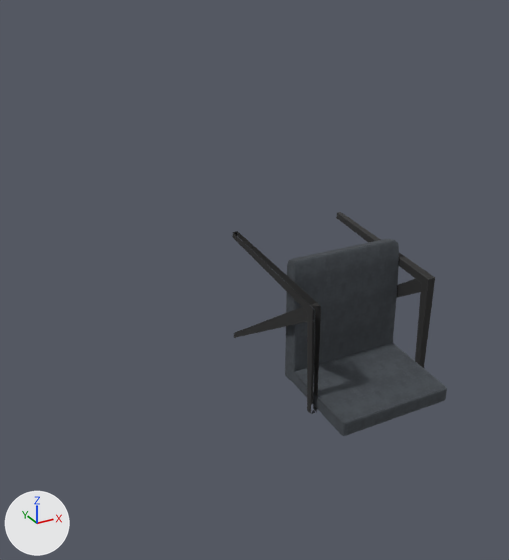
The OBJ model tokenhsi/data/dataset_dynamic_objects/train/ArmChair_Normal/141021f7-0e6f-4b5c-80e4-cb0d4b3b7b99/vis/mesh.obj as it was, and as the next commit left it.
Both versions are drawn from a 50 mm camera at (-1.49, -2.02, 1.22) aimed at (-0.27, 0.2, 0.11). The axes (+X, +Y, +Z) are drawn at lower left. The lights are the same throughout. Where no turn or scale is listed for an object, it has been applied to the vertices. Vertices at the same position are counted once.
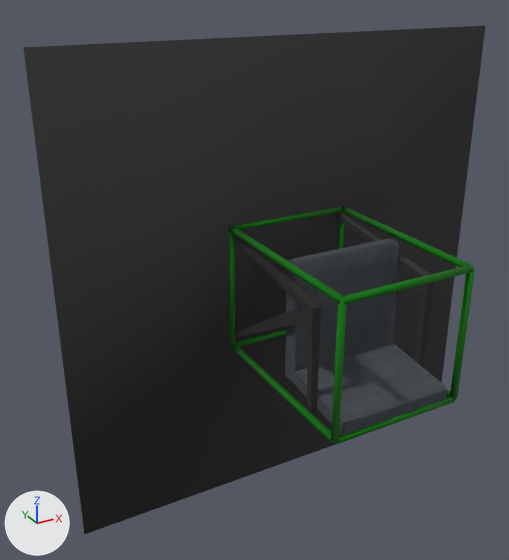
Location of each change, [x1, y1, x2, y2] in pixels of the pictures (509 x 560 px):
'mesh', reshaped (115% wider, 126% taller)
    before: [233, 212, 447, 436]
    after: [23, 26, 485, 534]
part 1 of me_mesh, added (green)
    after: [234, 207, 342, 230]
part 2 of me_mesh, added (green)
    after: [342, 266, 473, 305]
part 3 of me_mesh, added (green)
    after: [335, 396, 455, 444]
part 4 of me_mesh, added
    after: [236, 329, 286, 347]
part 5 of me_mesh, added
    after: [338, 212, 345, 249]
part 6 of me_mesh, added (green)
    after: [229, 230, 236, 347]
part 7 of me_mesh, added (green)
    after: [331, 301, 347, 443]
part 8 of me_mesh, added (green)
    after: [450, 268, 475, 400]
part 9 of me_mesh, added (green)
    after: [341, 206, 473, 267]
part 10 of me_mesh, added (green)
    after: [231, 344, 334, 444]
part 11 of me_mesh, added (green)
    after: [229, 226, 344, 303]
part 12 of me_mesh, added (black)
    after: [240, 239, 321, 414]
part 13 of me_mesh, added (black)
    after: [23, 26, 485, 534]

Edits to the bpy script that builds the scene:
```text
Change me_mesh:
    used by ob_mesh; location = (0.0, 0.0, 0.0)
    remove me_mesh.from_pydata(...)  # 1153 vertices, 2084 faces; spans x -0.273..0.273, y -0.387..0.387, z -0.268..0.268
    add me_mesh.from_pydata(...)  # 1347 vertices, 2527 faces; spans x -1.0..1.0, y -0.397..0.397, z -1.0..1.0
    me_mesh part 1: a new loose piece, a box spanning x -0.273..0.273, y 0.377..0.397, z 0.258..0.278, in mat_material_0 (picture img_material_0_png)
    me_mesh part 2: a new loose piece, a box spanning x -0.273..0.273, y -0.397..-0.377, z 0.258..0.278, in mat_material_0 (picture img_material_0_png)
    me_mesh part 3: a new loose piece, a box spanning x -0.273..0.273, y -0.397..-0.377, z -0.278..-0.258, in mat_material_0 (picture img_material_0_png)
    me_mesh part 4: a new loose piece, a box spanning x -0.273..0.273, y 0.377..0.397, z -0.278..-0.258, in mat_material_0 (picture img_material_0_png)
    me_mesh part 5: a new loose piece, a box spanning x 0.263..0.283, y 0.377..0.397, z -0.268..0.268, in mat_material_0 (picture img_material_0_png)
    me_mesh part 6: a new loose piece, a box spanning x -0.283..-0.263, y 0.377..0.397, z -0.268..0.268, in mat_material_0 (picture img_material_0_png)
    me_mesh part 7: a new loose piece, a box spanning x -0.283..-0.263, y -0.397..-0.377, z -0.268..0.268, in mat_material_0 (picture img_material_0_png)
    me_mesh part 8: a new loose piece, a box spanning x 0.263..0.283, y -0.397..-0.377, z -0.268..0.268, in mat_material_0 (picture img_material_0_png)
    me_mesh part 9: a new loose piece, a box spanning x 0.263..0.283, y -0.387..0.387, z 0.258..0.278, in mat_material_0 (picture img_material_0_png)
    me_mesh part 10: a new loose piece, a box spanning x -0.283..-0.263, y -0.387..0.387, z -0.278..-0.258, in mat_material_0 (picture img_material_0_png)
    me_mesh part 11: a new loose piece, a box spanning x -0.283..-0.263, y -0.387..0.387, z 0.258..0.278, in mat_material_0 (picture img_material_0_png)
    me_mesh part 12: 90 vertices added at x -0.272..-0.239, y -0.223..0.387, z -0.262..0.254
    me_mesh part 13: 8 vertices added at x -1.0..1.0, y 0.387..0.388, z -1.0..1.0
```
